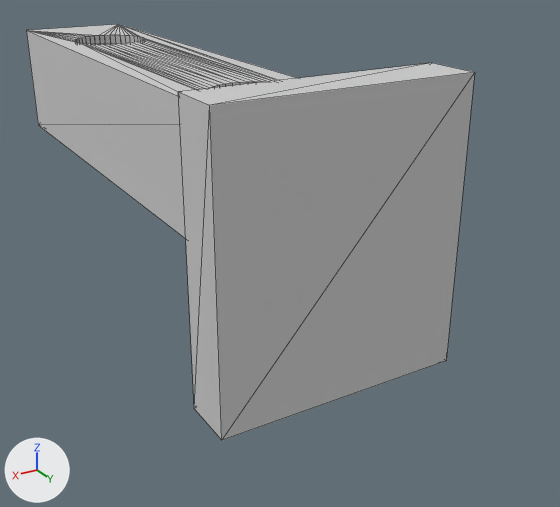
The glTF model website/gltf/Roth_4.gltf, before and after one commit.
Rendered twice from a 50 mm camera at (1.166, 1.954, -0.551) aimed at (0.685, 1.152, -0.952). Every picture has the same lights, and +X, +Y and +Z are marked at lower left. The first picture is the older version. Mesh edges are drawn as thin lines. Vertices at exactly the same position are counted once.

In view in the first picture: 'winder_crosscarriage1'.
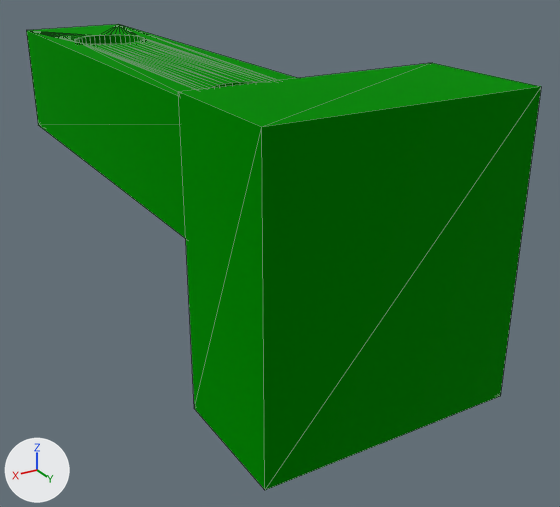
Diff of the bpy script that builds the scene:
```diff
--- a/website/gltf/Roth_4.gltf.py
+++ b/website/gltf/Roth_4.gltf.py
@@ mat_mat_0 @@
 mat_mat_0 = principled_material('mat_0')
-mat_mat_0.base_color = (0.604, 0.604, 0.604)  # light grey #cccccc
+mat_mat_0.base_color = (0.0, 0.402, 0.0)  # green #00aa00
 mat_mat_0.roughness = 1.0
+mat_mat_0.metallic = 1.0
@@ me_winder_crosscarriage1 @@
 # used by ob_winder_crosscarriage1; location = (0.0, 0.0, 0.0)
 # before: 162 (0.625, 1.411, -0.684) at pixel (474, 72), 163 (0.625, 1.411, -1.0) at pixel (446, 360), 164 (0.904, 1.411, -1.0) at pixel (221, 440), 165 (0.904, 1.411, -0.684) at pixel (209, 105)
-me_winder_crosscarriage1.from_pydata(...)  # 166 vertices, 336 faces; spans x 0.625..0.904, y 0.606..1.411, z -1.0..-0.684
+me_winder_crosscarriage1.from_pydata(...)  # 166 vertices, 336 faces; spans x 0.625..0.904, y 0.606..1.492, z -1.0..-0.684
+# me_winder_crosscarriage1 part 1
+for i in [*range(162, 166)]: me_winder_crosscarriage1.vertices[i].co += Vector((0.0, 0.081, 0.0))
 me_winder_crosscarriage1.materials.append(mat_mat_0)
```

Location of each change, (x1, y1, x2, y2) in pixels of the pictures (560 x 507 px; the box of a moved part takes in the faces that stretch with it):
'winder_crosscarriage1', recoloured, surface changed, reshaped (light grey to green, 15% wider, 12% taller)
    before: (27, 24, 475, 440)
    after: (27, 24, 541, 490)
part 1 of me_winder_crosscarriage1, moved or reshaped
    before: (178, 63, 475, 440)
    after: (178, 63, 541, 490)
